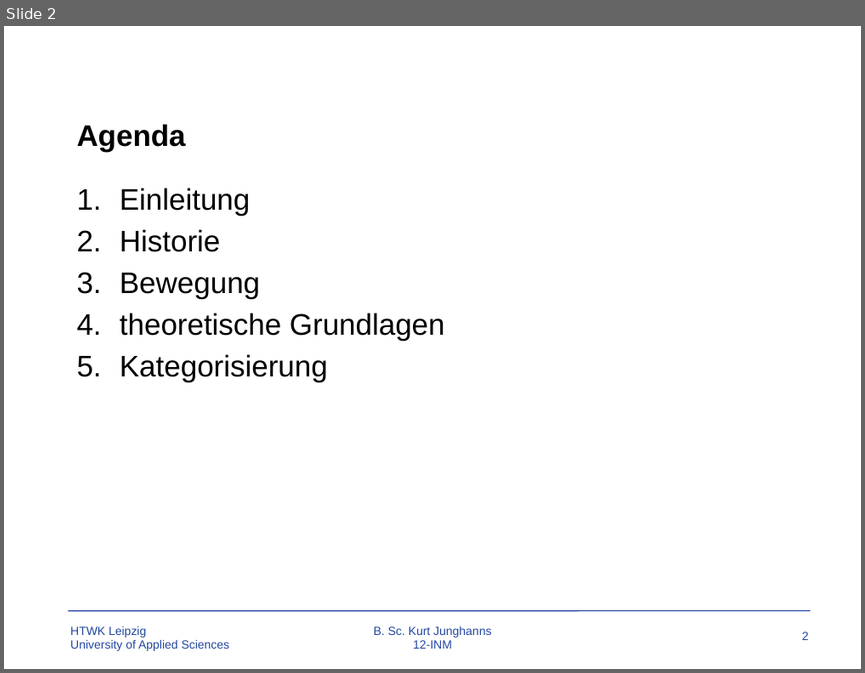
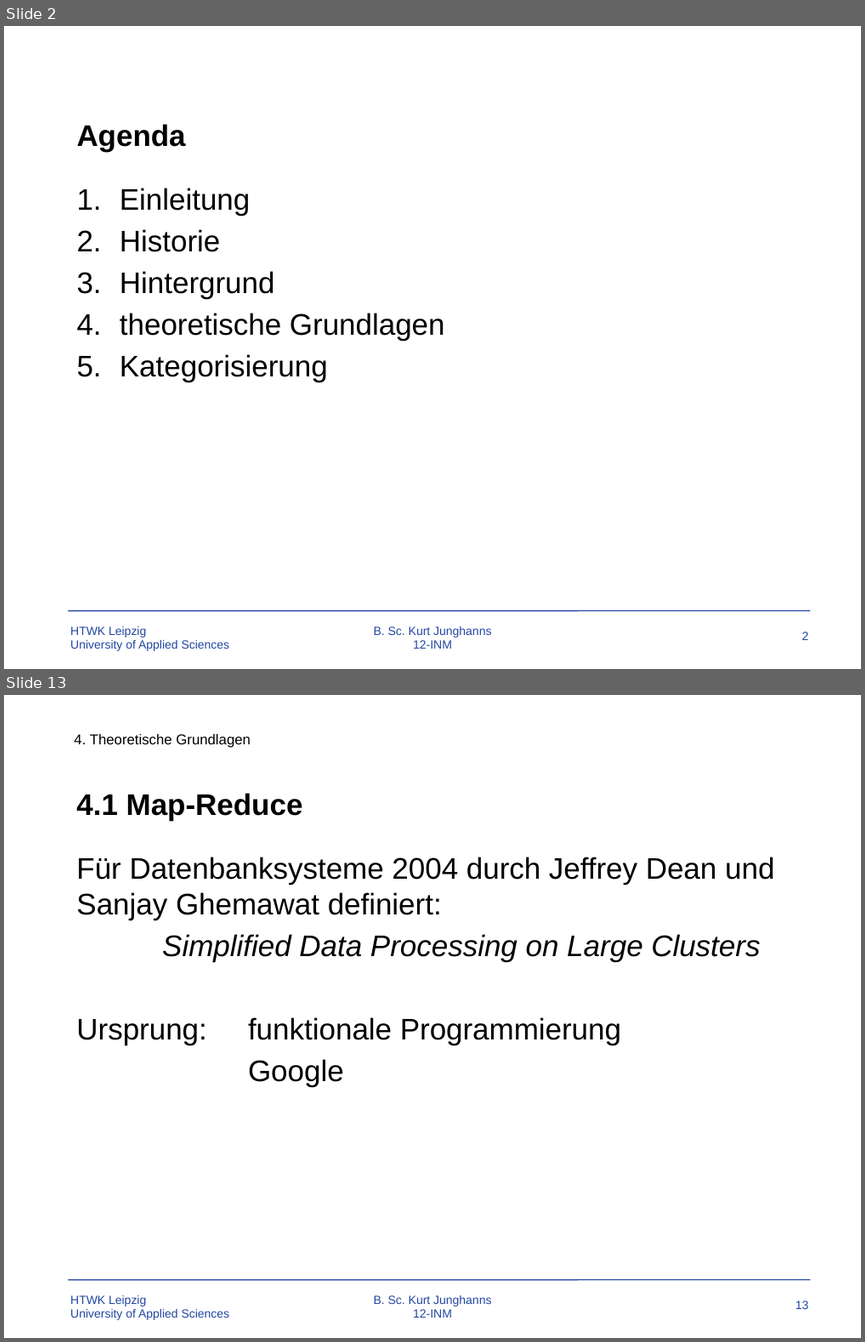
Before and after one commit to TBoonX/OS-Datenbanken, a slide deck: Praesentation.pptx. Shown one above the other, each under a label of ours: slide 2 before the commit, slides 2 and 13 after it; the slides between them are not shown. The pictures are 865x673 and 865x1342 pixels, drawn with LibreOffice and Linux fonts; fonts in the diff are those of the drawing; background and template pictures are left out. Boxes give left, top, right and bottom in pixels: in the first picture for what was removed or moved away, otherwise in the second. Text is boxed around its words. In the diff, an @@ line names an element or a change of style, - is before the commit and + after.

```diff
--- a/Praesentation.pptx
+++ b/Praesentation.pptx
@@ slide 13 added at box(4, 695, 861, 1338), background #FFFFFF; not listed: 4 template elements that a slide beside it also shows @@
@@ text added at box(74, 734, 250, 748), 12 pt, text #000000 @@
+4. Theoretische Grundlagen
@@ title added at box(76, 793, 303, 821), 25 pt, text #000000, bold @@
+4.1 Map-Reduce
@@ text added at box(76, 857, 774, 1087), 25 pt, text #000000 @@
+Für Datenbanksysteme 2004 durch Jeffrey Dean und Sanjay Ghemawat definiert:
+Simplified Data Processing on Large Clusters
+Ursprung: funktionale Programmierung
+Google
@@ slide 2 changed as well @@
@@ text at box(120, 271, 275, 299): text changed @@
-3. Bewegung
+3. Hintergrund
```
Also in this commit, not shown: 2 other slides changed, 24 other slides added, 1 slide removed, 20 other files.
